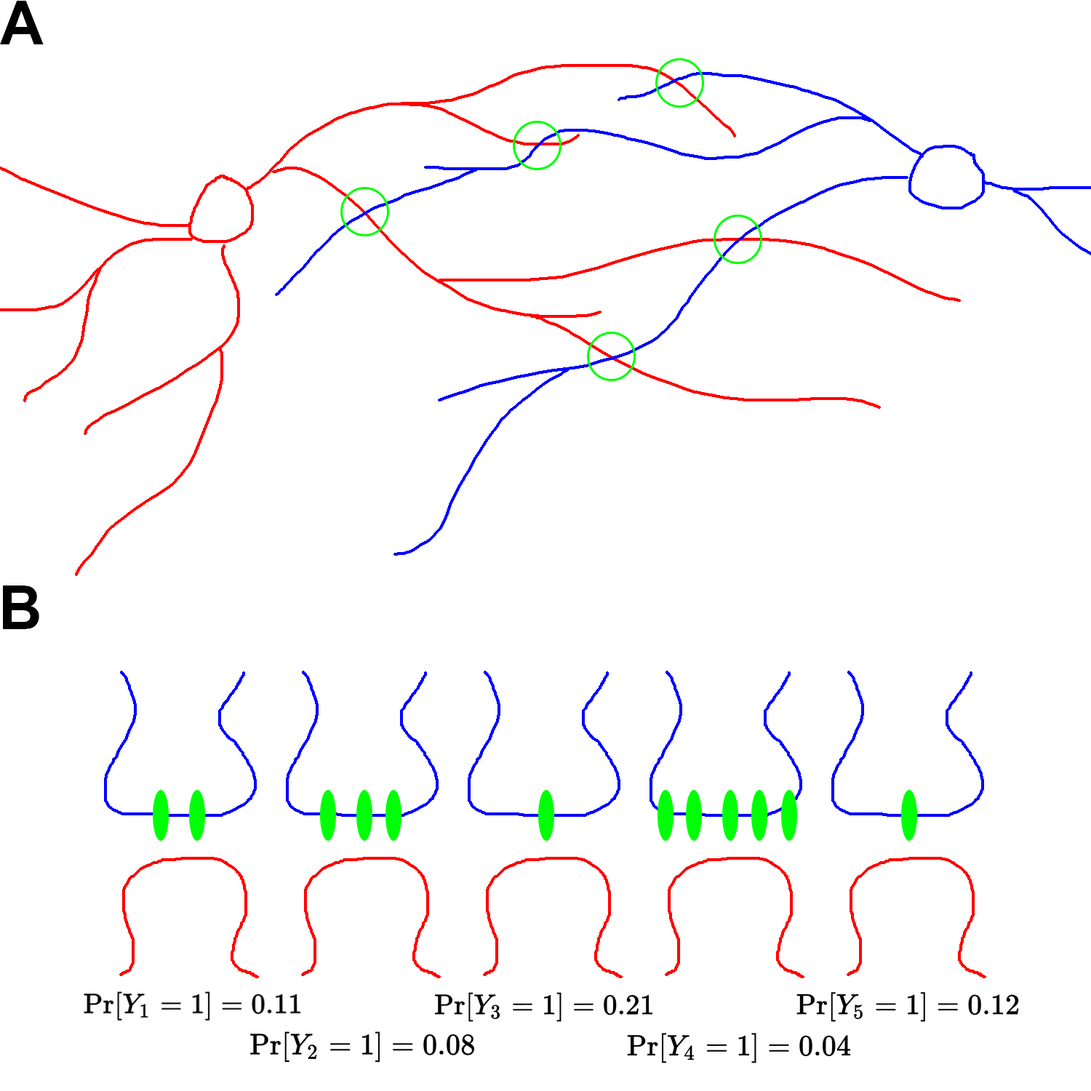
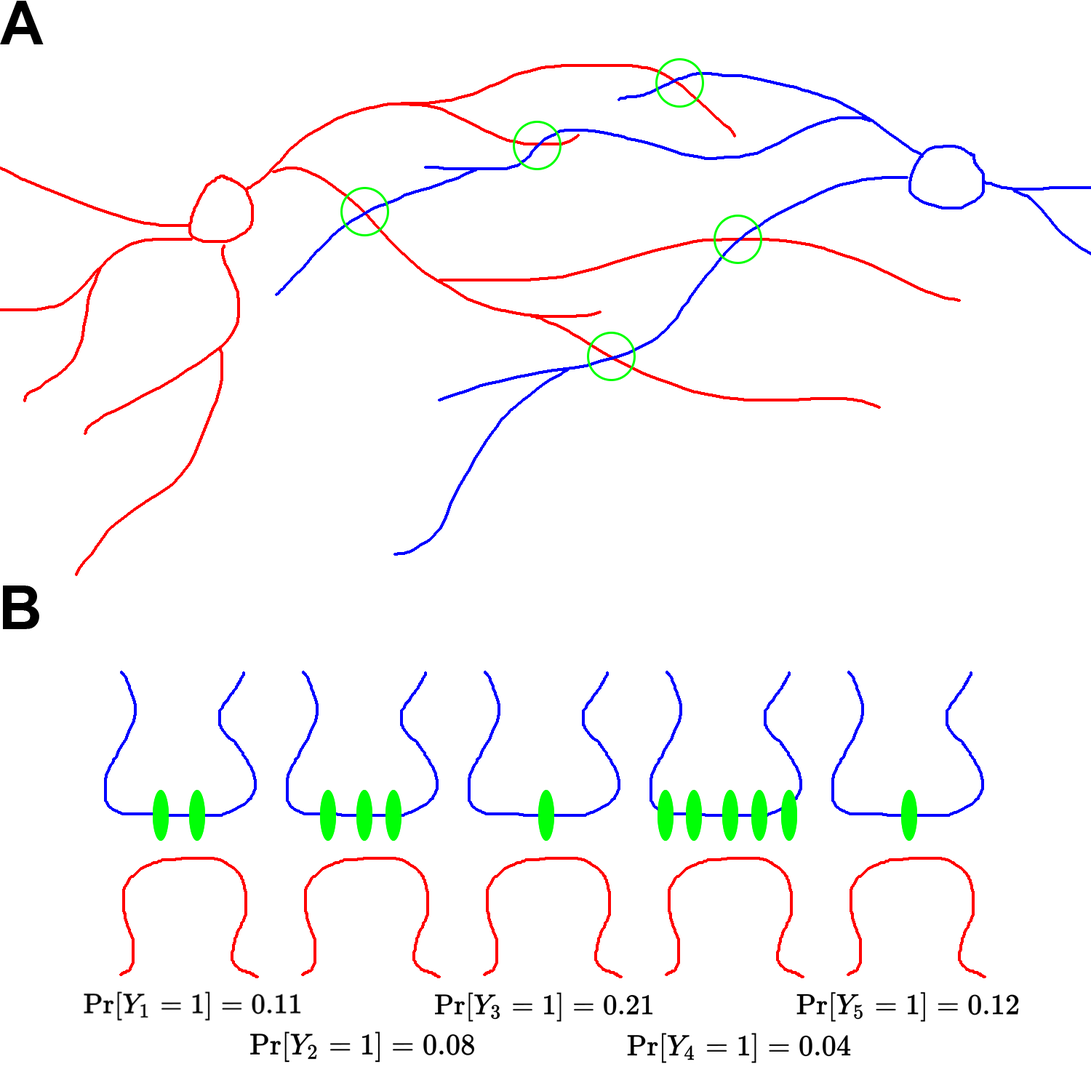
Revision of a layered 1091px x 1091px image; what changed, layer by layer:
added group "figure b copy" with 39 layers above "figure b" over bbox(23, 585, 918, 842)
added group "contacts" (1st of 3, in "figure b copy") with 37 layers in group "figure b copy" over bbox(152, 790, 918, 842)
added group "contact 5" (1st of 3, in "figure b copy" › "contacts") with 5 layers in group "contacts" over bbox(794, 790, 918, 842)
added group "receptors 2 copy 3" (1st of 2, in "figure b copy" › "contacts" › "contact 5") with 1 layers in group "contact 5" over bbox(901, 790, 918, 842)
added group "contact 4" (1st of 3, in "figure b copy" › "contacts") with 9 layers in group "contacts" over bbox(657, 790, 798, 842)
added group "receptors 2 copy 2" (1st of 2, in "figure b copy" › "contacts" › "contact 4") with 5 layers in group "contact 4" over bbox(657, 790, 798, 842)
added layer "postsynaptic 4" (1st of 2, in "figure b copy" › "contacts" › "contact 4") in group "contact 4" over bbox(657, 790, 798, 815)
added group "contact 2" (1st of 3, in "figure b copy" › "contacts") with 7 layers in group "contacts" over bbox(320, 790, 402, 842)
added group "receptors 2" (1st of 2, in "figure b copy" › "contacts" › "contact 2") with 3 layers in group "contact 2" over bbox(320, 790, 402, 842)
added layer "postsynaptic 2" (1st of 2, in "figure b copy" › "contacts" › "contact 2") in group "contact 2" over bbox(320, 790, 402, 815)
added group "contact 1" (1st of 3, in "figure b copy" › "contacts") with 6 layers in group "contacts" over bbox(152, 790, 206, 842)
added group "receptors 1" (4th of 10, in "figure b copy" › "contacts" › "contact 1") with 2 layers in group "contact 1" over bbox(152, 790, 206, 842)
added layer "postsynaptic 1" (1st of 2, in "figure b copy" › "contacts" › "contact 1") in group "contact 1" over bbox(152, 790, 206, 815)
…and 17 more changes (17 added)
